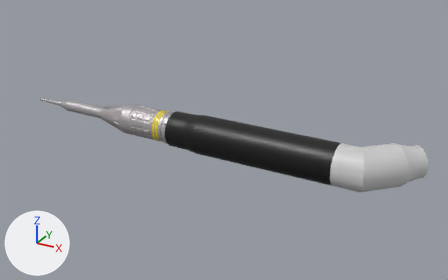
One commit to the OBJ model ADF/meshes/low_res/4mm.OBJ: the scene before it, then after it.
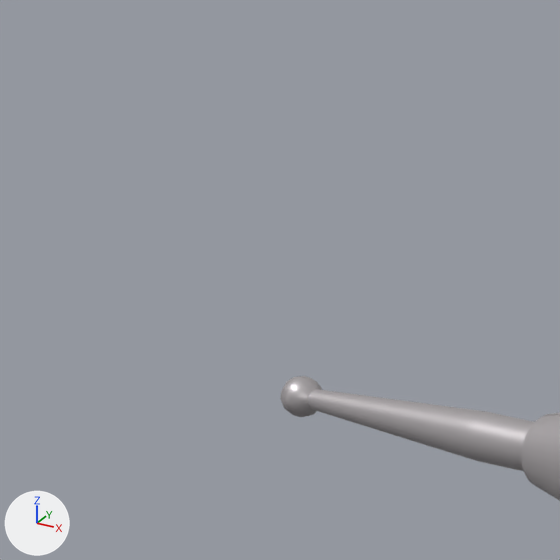
Each version appears first whole from a 50 mm lens placed at (4.932, -4.753, 2.372), pointed at (2.186, 0.24, -0.124), and next in a close-up on the part from 4% to 14% of the width and 23% to 40% of the height. The lights are fixed; the arrows at lower left show +X, +Y and +Z. Where no turn or scale is listed for an object, it has been applied to the vertices. Vertices at the same position are counted once.

Before the edit, the objects in view are built like this:
```python
me_4mm__ambf_env_mastoidectomy_drill_4mm_drill_4mm = bpy.data.meshes.new('4mm_/ambf/env/mastoidectomy_drill_4mm_drill_4mm')
me_4mm__ambf_env_mastoidectomy_drill_4mm_drill_4mm.from_pydata(...)  # 8054 vertices, 12655 faces; spans x -0.02..4.15, y -0.19..0.5, z -0.19..0.19
# faces by material slot: [10007, 537, 705, 1406]
me_4mm__ambf_env_mastoidectomy_drill_4mm_drill_4mm.materials.append(mat_silver)  # light grey #c1bcbe
me_4mm__ambf_env_mastoidectomy_drill_4mm_drill_4mm.materials.append(mat_grey)  # light grey #cecece
me_4mm__ambf_env_mastoidectomy_drill_4mm_drill_4mm.materials.append(mat_black)  # black #0d0d0d
me_4mm__ambf_env_mastoidectomy_drill_4mm_drill_4mm.materials.append(mat_golden)  # yellow #e7ce26
ob_4mm__ambf_env_mastoidectomy_drill_4mm_drill_4mm = bpy.data.objects.new('4mm_/ambf/env/mastoidectomy_drill_4mm_drill_4mm', me_4mm__ambf_env_mastoidectomy_drill_4mm_drill_4mm)
ob_4mm__ambf_env_mastoidectomy_drill_4mm_drill_4mm.location = (0.0, 0.0, 0.0)
```
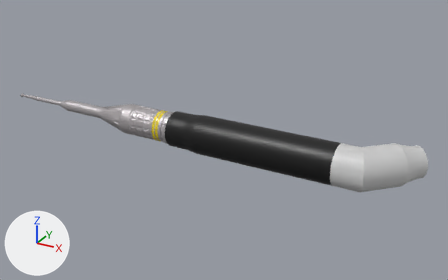
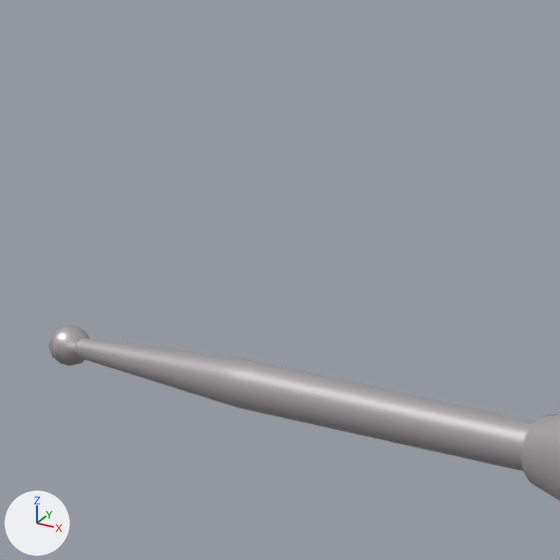
The newer file is also turned or shifted as a whole; pictures and numbers use the older file's frame.

Location of each change, (x1, y1, x2, y2) in pixels of the close-ups (560 x 560 px; the box of a moved part takes in the faces that stretch with it):
'4mm_/ambf/env/mastoidectomy_drill_4mm_drill_4mm', reshaped: before (280, 376, 560, 501); after (49, 325, 560, 501)
part 1 of me_4mm__ambf_env_mastoidectomy_drill_4mm_drill_4mm, moved or reshaped: before (280, 376, 474, 460); after (49, 325, 474, 460)

What changed in the scene script:
```text
Change me_4mm__ambf_env_mastoidectomy_drill_4mm_drill_4mm:
    where me_4mm__ambf_env_mastoidectomy_drill_4mm_drill_4mm.from_pydata(...)  # 8054 vertices, 12655 faces; spans x -0.02..4.15, y -0.19..0.5, z -0.19..0.19
    used by ob_4mm__ambf_env_mastoidectomy_drill_4mm_drill_4mm; location = (0.0, 0.0, 0.0)
    me_4mm__ambf_env_mastoidectomy_drill_4mm_drill_4mm part 1: all 227 vertices in x -0.02..0.23, y -0.02..0.02, z -0.02..0.02 are moved by (-0.3, 0.0, 0.0)
```
